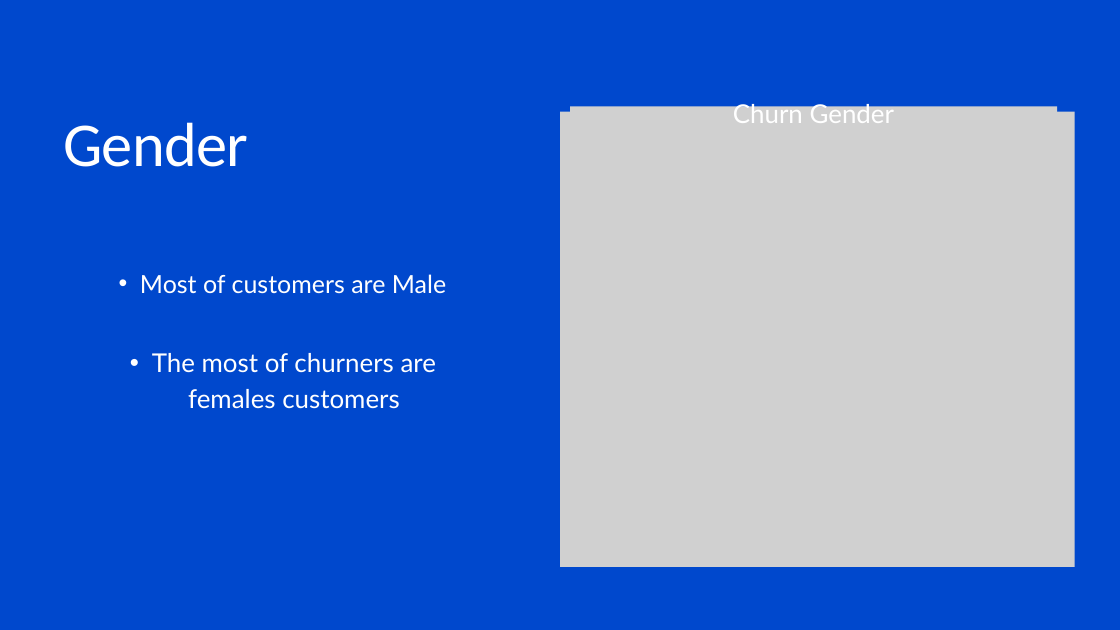
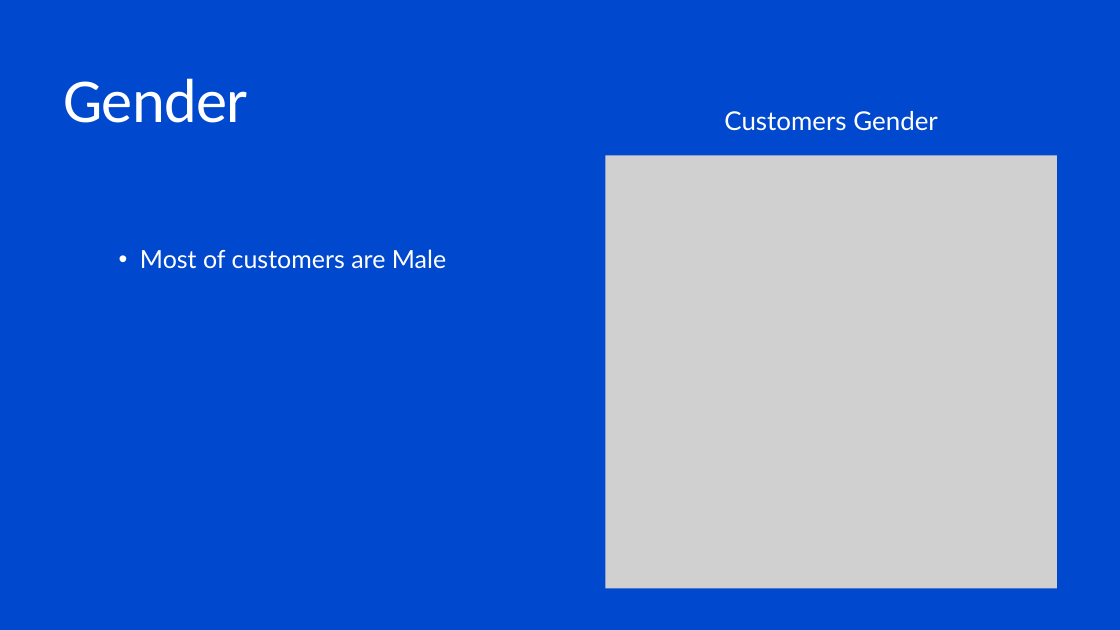
Before and after one commit to Mostafadars/Data-Analysis-DEPI, a slide deck: slide 8 of Customer Churn/Customer Churn Presentation.pptx (slide 6 before the commit). Drawn at 1120x630 pixels with LibreOffice and Linux fonts; fonts in the diff are those of the drawing; grey boxes stand for pictures. Boxes give left, top, right and bottom in pixels: in the first picture for what was removed or moved away, otherwise in the second. Text is boxed around its words. In the diff, an @@ line names an element or a change of style, - is before the commit and + after.

```diff
--- a/Customer Churn/Customer Churn Presentation.pptx
+++ b/Customer Churn/Customer Churn Presentation.pptx
@@ text "Gender": place and size @@
-text "Gender" at (63, 122, 248, 167)
+text "Gender" at (63, 78, 248, 123)
@@ text "Gender" at (63, 78, 248, 123): list level 1 to 2 in "Gender" @@
@@ picture removed at (570, 106, 1057, 567) @@
@@ text at (724, 111, 938, 131): text changed @@
-Churn Gender
+Customers Gender
@@ picture: place and size @@
-picture at (560, 111, 1075, 567)
+picture at (605, 156, 1057, 589)
@@ text "Most of customers are Male": place and size @@
-text "Most of customers are Male" at (140, 274, 446, 294)
+text "Most of customers are Male" at (140, 249, 446, 269)
@@ text removed at (152, 353, 436, 409) @@
-  • The most of churners are females customers
```
Also in this commit, not shown: 10 other slides changed, 6 slides added, 2 slides removed, 1 other file.
